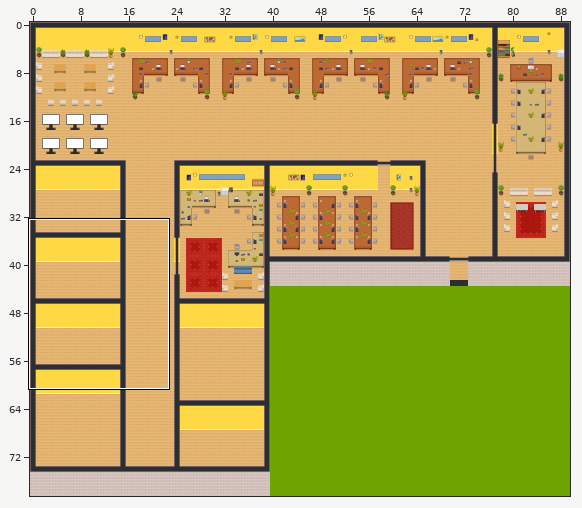
Tiled map (JSON): a.tmj. Above: a wide view before the commit, with the close-up outlined.
Close-up. First the earlier version:
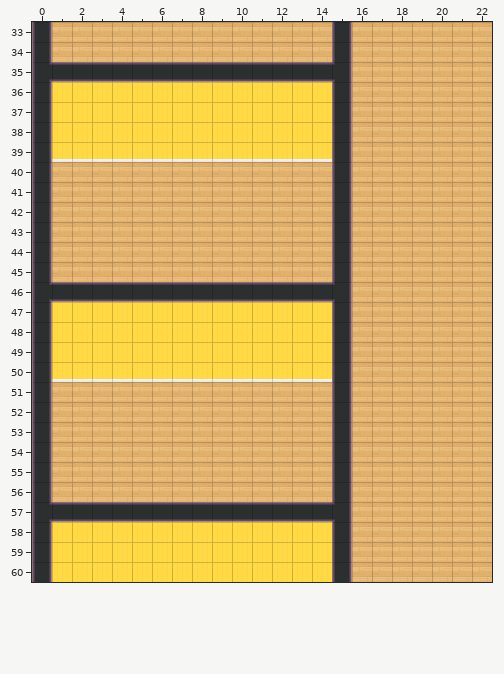
Cells are 32x32 px. Shown: x 0..22, y 33..60. The commit also changed other parts of the map, which this record leaves out. The commit also replaced the tileset; all pictures use the new one.
After:
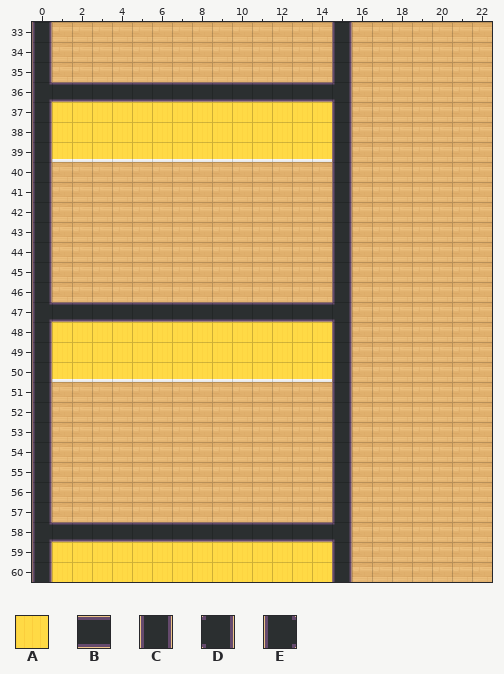
Key: from "Chunk 1": A 23, B 26, C 29, D 34, E 35.
_ is an empty cell.
Changes in this commit:
Layer "Wall/Wall":
Tile C replaces tile D in row 35 at x 15; in row 46 at x 15; in row 57 at x 15.
Tile D replaces tile C in row 36 at x 15; in row 47 at x 15; in row 58 at x 15.
Layer "Furniture/Office":
Tile E is added in row 36 at x 0; in row 47 at x 0; in row 58 at x 0.
The author cleared tile E in row 35 at x 0; in row 46 at x 0; in row 57 at x 0.
Layer "Above/above8":
Tile B replaces tile A in row 36 at x 1 to 14; in row 47 at x 1 to 14; in row 58 at x 1 to 14.
The author cleared tile B in row 35 at x 1 to 14; in row 46 at x 1 to 14; in row 57 at x 1 to 14.
